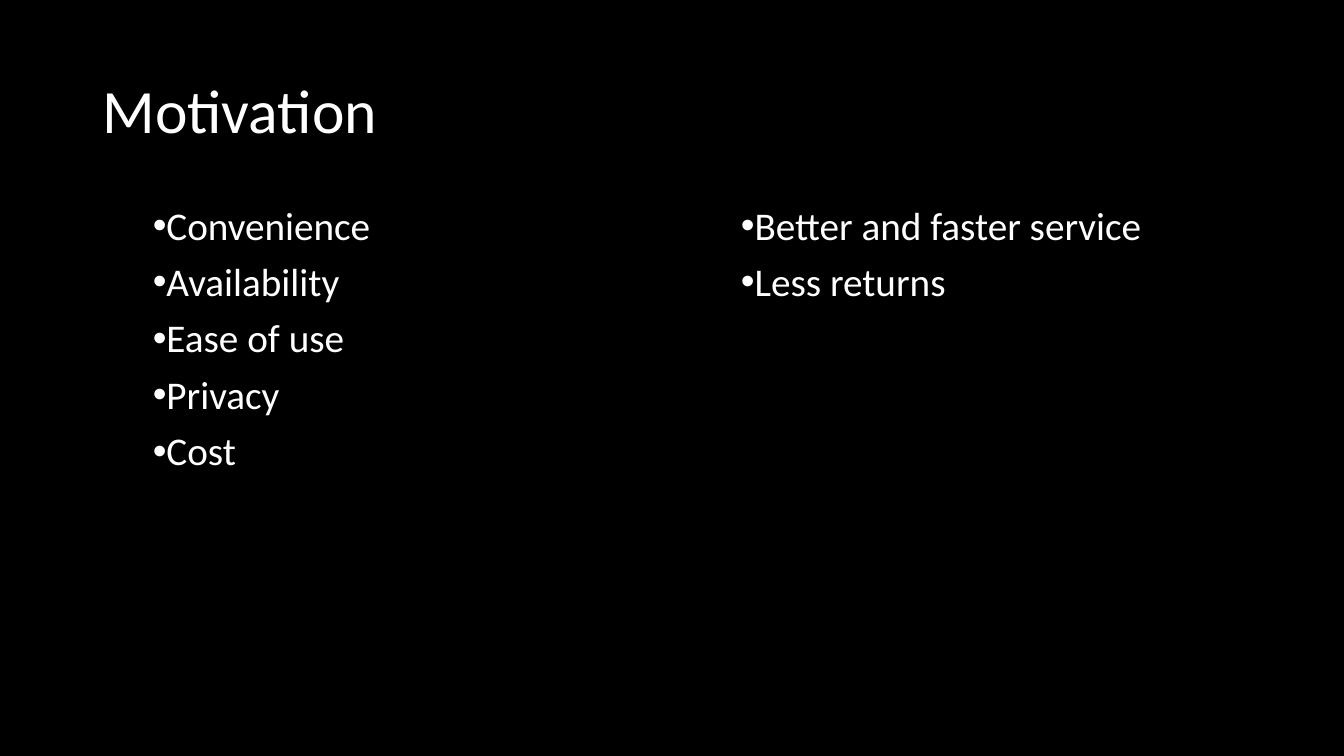
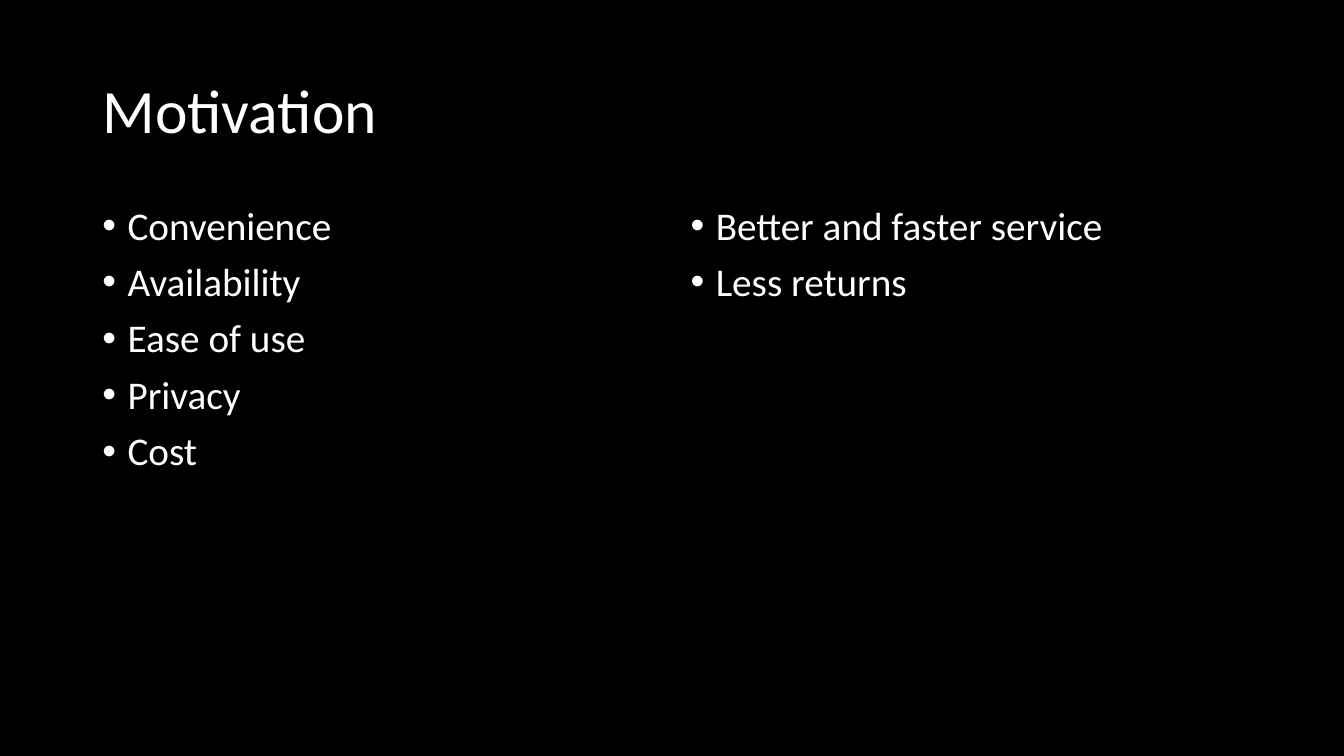
Before and after one commit to Raamxie/DomainAdaptation, a slide deck: slide 3 of docs/Presentations/BSIntro.odp. Drawn at 1344x756 pixels with LibreOffice and Linux fonts; fonts in the diff are those of the drawing. Boxes give left, top, right and bottom in pixels: in the first picture for what was removed or moved away, otherwise in the second. Text is boxed around its words. In the diff, an @@ line names an element or a change of style, - is before the commit and + after.

```diff
--- a/docs/Presentations/BSIntro.odp
+++ b/docs/Presentations/BSIntro.odp
@@ text "Convenience" at (x1=128, y1=213, x2=332, y2=466): indent changed @@
@@ text "Better and faster service" at (x1=716, y1=212, x2=1102, y2=297): indent changed @@
```
Also in this commit, not shown: 5 other slides changed, 1 slide added.
